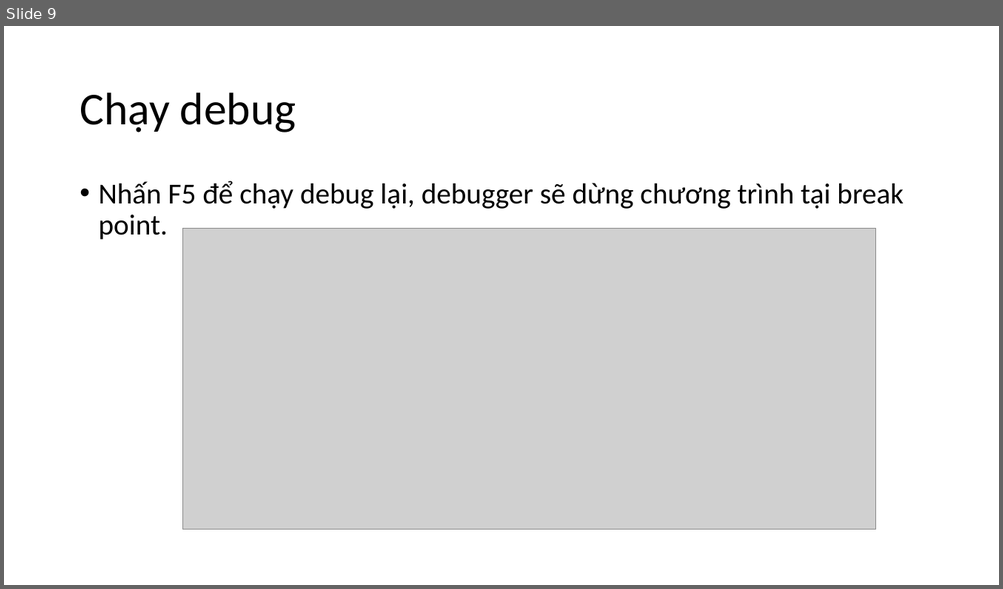
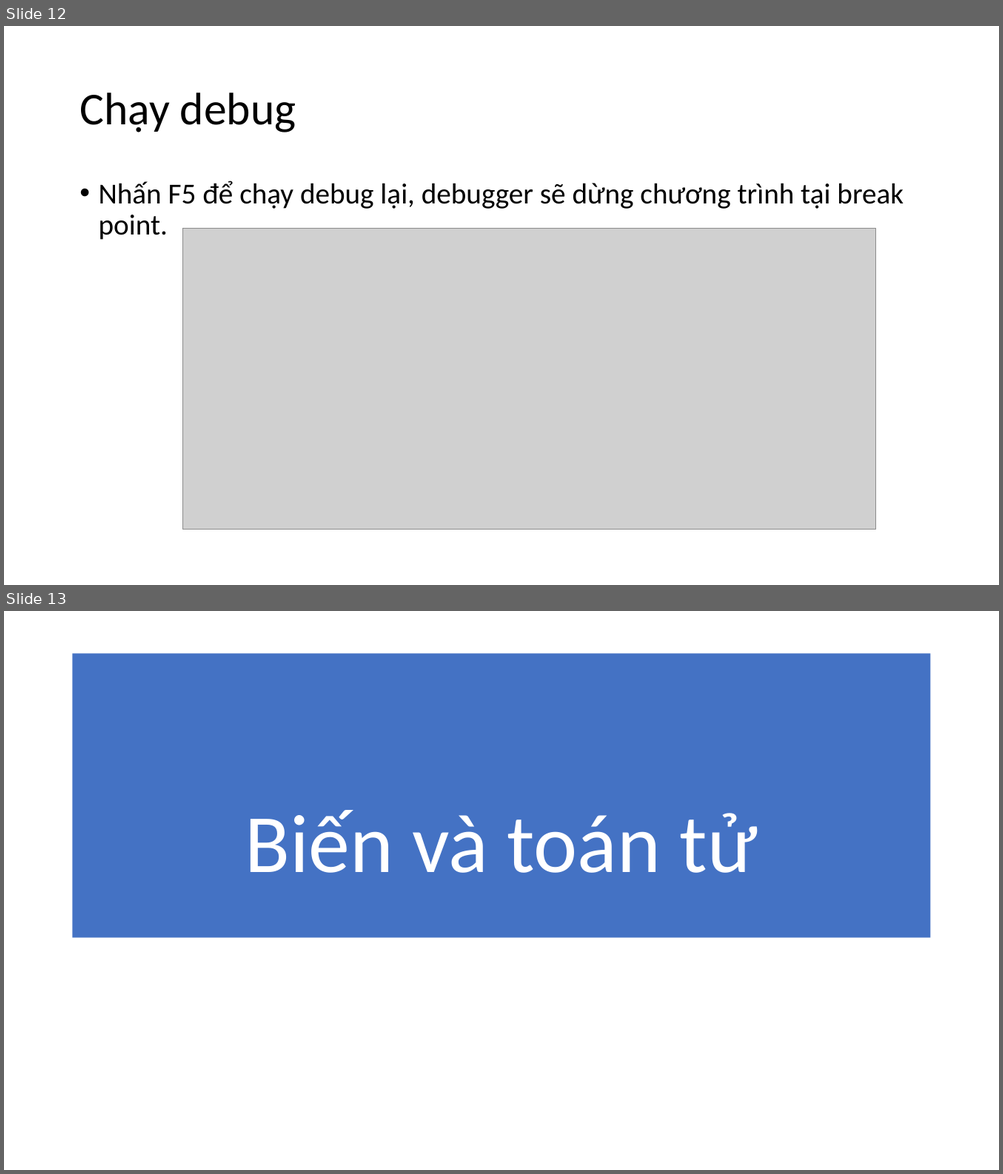
Before and after one commit to levinhhoang16/PyOpenCVCourse, a slide deck: Lecture/PythonCoban.pptx. Shown one above the other, each under a label of ours: slide 9 before the commit, slides 12 and 13 after it. The pictures are 1003x589 and 1003x1174 pixels, drawn with LibreOffice and Linux fonts; fonts in the diff are those of the drawing; grey boxes stand for pictures. Boxes give left, top, right and bottom in pixels: in the first picture for what was removed or moved away, otherwise in the second. Text is boxed around its words. In the diff, an @@ line names an element or a change of style, - is before the commit and + after.

```diff
--- a/Lecture/PythonCoban.pptx
+++ b/Lecture/PythonCoban.pptx
@@ slide 13 added at (x1=4, y1=611, x2=999, y2=1170), background #FFFFFF @@
@@ rectangle added at (x1=73, y1=653, x2=930, y2=938), fill #4472C4 @@
@@ title added at (x1=244, y1=810, x2=757, y2=873), 80 pt, text #FFFFFF @@
+Biến và toán tử
@@ what was slide 9 is now slide 12 @@
```
Also in this commit, not shown: 8 other slides added, 1 slide removed.
